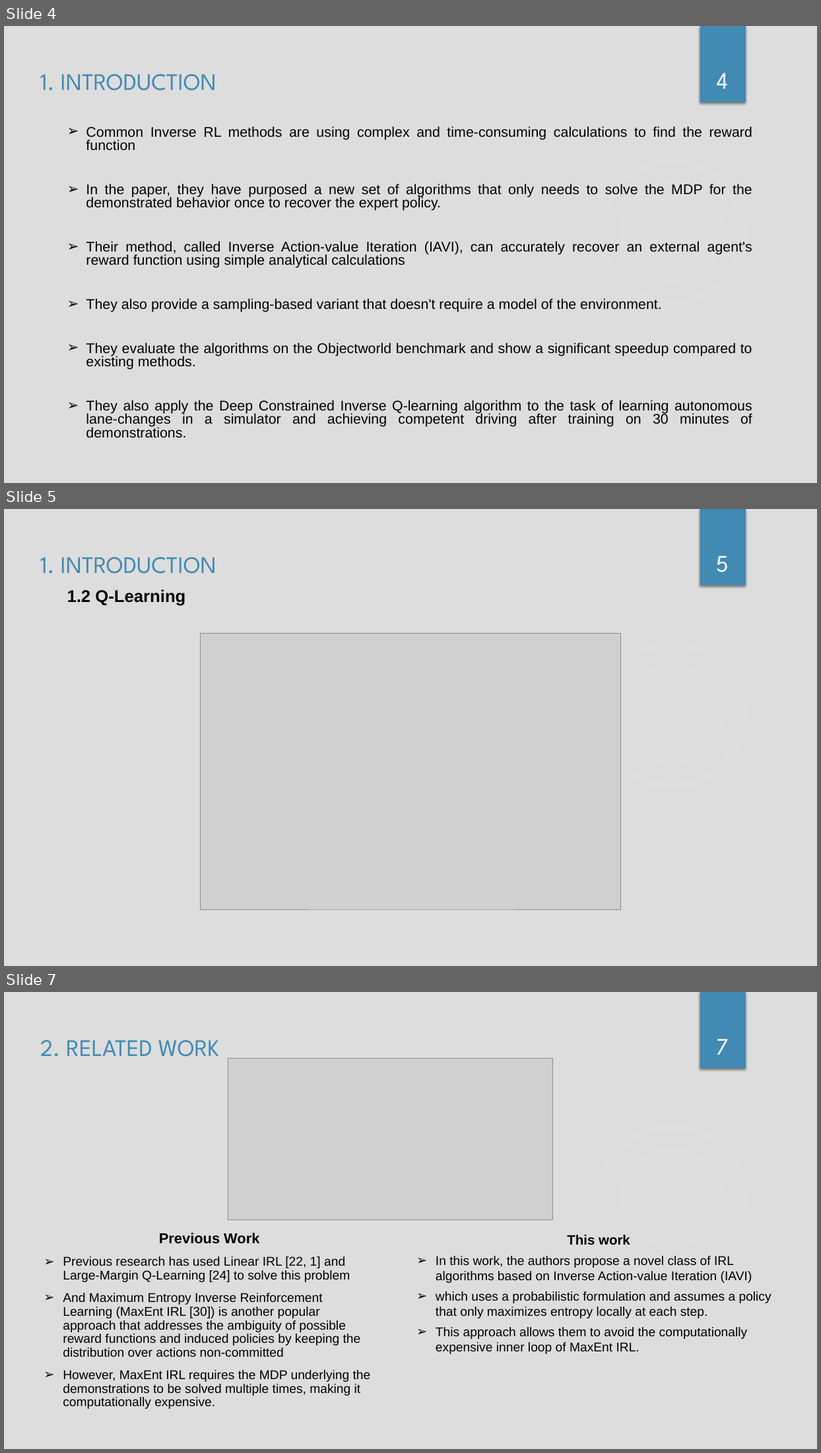
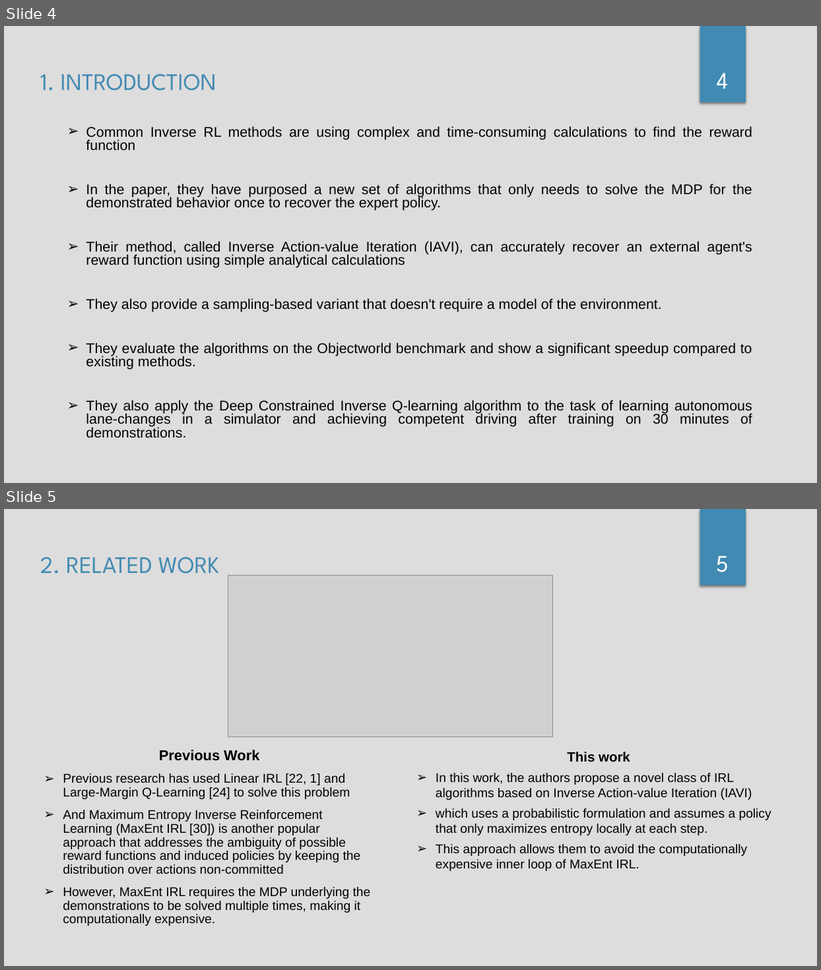
Before and after one commit to chinthaka0531/inverse_q_learning, a slide deck: docs/Deep_Inverse_Q_Learning-chinthaka.pptx. Shown one above the other, each under a label of ours: slides 4, 5 and 7 before the commit, slides 4 and 5 after it; the slides between them are not shown. The pictures are 821x1453 and 821x970 pixels, drawn with LibreOffice and Linux fonts; fonts in the diff are those of the drawing; grey boxes stand for pictures; background and template pictures are left out. Boxes give left, top, right and bottom in pixels: in the first picture for what was removed or moved away, otherwise in the second. Text is boxed around its words. In the diff, an @@ line names an element or a change of style, - is before the commit and + after.

```diff
--- a/docs/Deep_Inverse_Q_Learning-chinthaka.pptx
+++ b/docs/Deep_Inverse_Q_Learning-chinthaka.pptx
@@ slide 5 removed at (x1=4, y1=509, x2=817, y2=966), background #DDDDDD; not listed: 2 template elements that a slide beside it also shows @@
@@ subtitle removed at (x1=40, y1=557, x2=217, y2=574) @@
-1. INTRODUCTION
@@ page number removed at (x1=716, y1=556, x2=729, y2=572) @@
-5
@@ text removed at (x1=67, y1=590, x2=186, y2=606) @@
-1.2 Q-Learning
@@ picture removed at (x1=201, y1=634, x2=621, y2=910) @@
@@ what was slide 7 is now slide 5 @@
@@ page number at (x1=716, y1=556, x2=729, y2=572): text changed @@
-7
+5
```
Also in this commit, not shown: 1 slide changed, 1 other slide removed.
